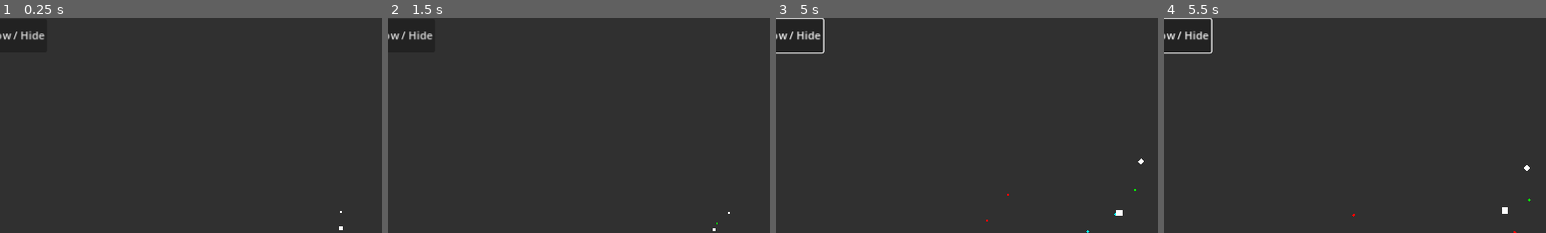
Above: before the commit, frames 1-4 (left to right).
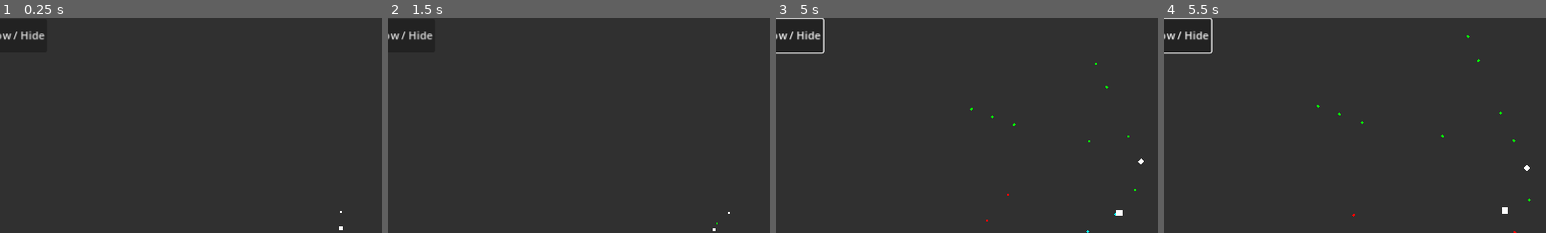
Above: after the commit, the same moments.

Repository: neclor/deflection-ballistics-formula-godot
Game: Godot game, scene res://2d/demo_scene/demo_scene_2d.tscn
Two runs of this game, one before a commit and one after it. Both use one fixed random seed, a clock stepped at 60 frames per second and the inputs below.
Inputs (mouse positions are % of the whole screen's width and height, from its top left):
- Up to frame 1 (0.25 s): no input
- Up to frame 2 (1.5 s): click (18, 86) at 0.52 s; type "Alex" at 0.6 s; click (18, 92) at 0.75 s; type "Alex" at 0.83 s; click (40, 86) at 0.98 s; type "12" at 1.07 s; click (40, 92) at 1.27 s; type "12" at 1.35 s
- Up to frame 3 (5 s): click "Show / Hide" at 2 s; tap Enter at 2.75, 4.25 s; move the mouse to (72, 45) at 2.77 s; hold D (move_right) 2.78-3.53 s; hold Mouse wheel up (zoom_in) 2.78-3.53 s; tap Space at 3.5 s; move the mouse to (30, 55) at 3.52 s; hold S (move_down) 3.53-4.28 s; tap Mouse wheel down (zoom_out) at 3.6 s; move the mouse to (60, 28) at 4.27 s; hold D (move_right) from 4.28 s (still down); hold Mouse wheel up (zoom_in) from 4.28 s (still down)
- Up to frame 4 (5.5 s): move the mouse to (45, 70) at 5.02 s; release D (move_right) at 5.03 s; release Mouse wheel up (zoom_in) at 5.03 s; hold W (move_up) from 5.03 s (still down); tap Mouse wheel down (zoom_out) at 5.1 s
The pictures show only the part of the screen within x 5-55%, y 5-55%; the shares and areas given below are measured in that part.

Frames 1-2 are identical in both runs. In frame 3, less than 0.1% of the frame differs, in the area x 50-93%, y 20-58%; in frame 4, less than 0.1%, in the area x 40-92%, y 8-58%.

Commit message:
add double shot

Diff:
--- a/2d/demo_scene/demo_scene_2d.gd
+++ b/2d/demo_scene/demo_scene_2d.gd
@@ -13,23 +13,28 @@
 
 
 func _on_timer_timeout() -> void:
-	create_bullet()
+	create_bullets()
 
 
-func create_bullet() -> void:
-	var new_bullet: Node = BULLET_2D.instantiate()
-
+func create_bullets() -> void:
 	var target_position: Vector3 = Vector3(player.position.x, player.position.y, 0)
 	var target_velocity: Vector3 = Vector3(player.velocity.x, player.velocity.y, 0)
 
-	var predicted_shot: Dictionary = Formulas.predict_shot(target_position, target_velocity, player.current_acceleration, bullet_acceleration, bullet_speed)
+	var predicted_shots: Array[Dictionary] = Formulas.predict_shot(target_position, target_velocity, player.current_acceleration, bullet_acceleration, bullet_speed)
 
-	if predicted_shot["time"] < 0:
+	for shot in predicted_shots:
+		create_bullet(shot["Vector"], shot["Time"])
+
+
+func create_bullet(vector: Vector3, time: float):
+	var new_bullet: Node = BULLET_2D.instantiate()
+
+	if time < 0:
 		new_bullet.change_color(Color.RED)
 	else:
 		new_bullet.change_color(Color.GREEN)
 
-	new_bullet.init(predicted_shot["vector"], bullet_speed, bullet_acceleration, predicted_shot["time"])
+	new_bullet.init(vector, bullet_speed, bullet_acceleration, time)
 	add_child(new_bullet)
 
 
--- a/formulas/formulas.gd
+++ b/formulas/formulas.gd
@@ -1,6 +1,6 @@
 extends Node
 
-func predict_shot(target_position: Vector3, target_velocity: Vector3, target_acceleration: Vector3, bullet_acceleration: Vector3, bullet_speed: float) -> Dictionary:
+func predict_shot(target_position: Vector3, target_velocity: Vector3, target_acceleration: Vector3, bullet_acceleration: Vector3, bullet_speed: float) -> Array:
 	var T: Vector3 = target_position
 	var V: Vector3 = target_velocity
 	var At: Vector3 = target_acceleration
@@ -30,22 +30,22 @@
 
 		roots_t = solve_quartic_real(b / a, c / a, d / a, e / a)
 
-	var t: float = -1
-	for root in roots_t:
-		if root > 0:
-			if root < t or t < 0:
-				t = root
+	var possible_times: Array[float] = []
+	for time in roots_t:
+		if time > 0:
+			possible_times.append(time)
 
-	var Vb: Vector3
-	var is_will_hit: bool
-	if t > 0:
-		is_will_hit = true
-		Vb = (T / t + V + A * t / 2).normalized()
+	var result: Array[Dictionary]
+	if possible_times.size() == 0:
+		result.append({"Vector": T.normalized(), "Time": -1})
+
 	else:
-		is_will_hit = false
-		Vb = T.normalized()
+		possible_times.sort()
+		for time in possible_times:
+			var vector: Vector3 = (T / time + V + A * time / 2).normalized()
+			result.append({"Vector": vector, "Time": time})
 
-	return {"vector": Vb, "time": t}
+	return result
 
 
 func solve_quadratic_real(a: float, b: float) -> Array[float]: # x^2 + a*x + b = 0
